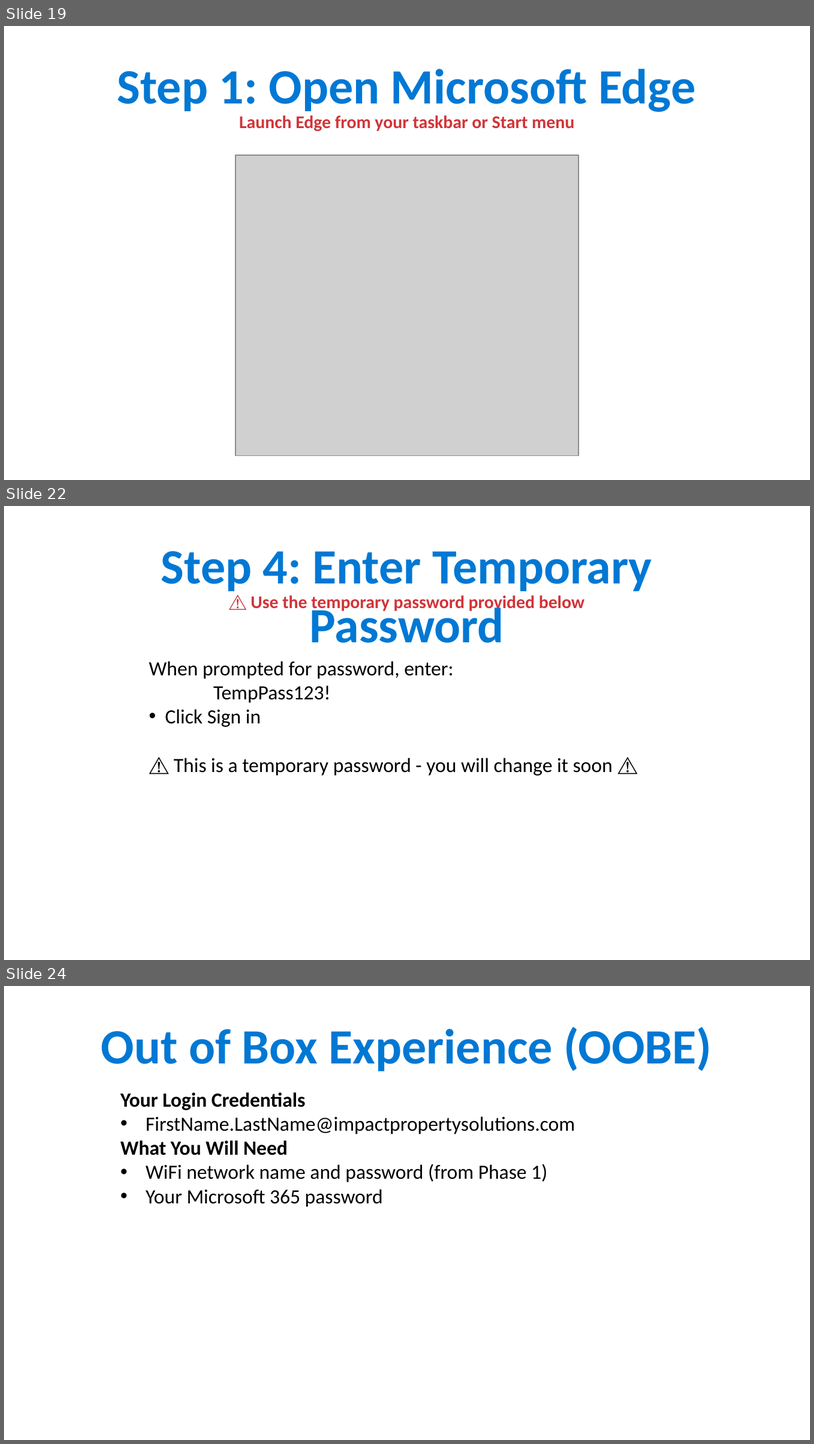
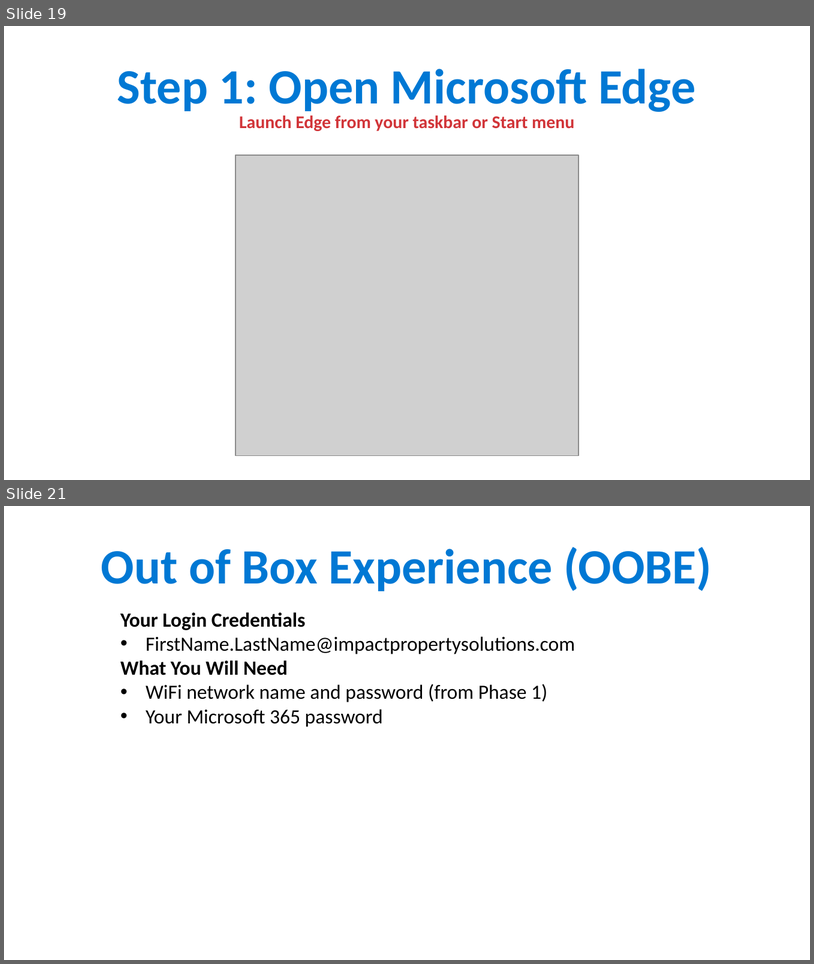
Before and after one commit to ipsghonline/tmp, a slide deck: presentation/Phase1-Backup-Guide.pptx. Shown one above the other, each under a label of ours: slides 19, 22 and 24 before the commit, slides 19 and 21 after it; the slides between them are not shown. The pictures are 814x1444 and 814x964 pixels, drawn with LibreOffice and Linux fonts; fonts in the diff are those of the drawing; grey boxes stand for pictures. Boxes give left, top, right and bottom in pixels: in the first picture for what was removed or moved away, otherwise in the second. Text is boxed around its words. In the diff, an @@ line names an element or a change of style, - is before the commit and + after.

```diff
--- a/presentation/Phase1-Backup-Guide.pptx
+++ b/presentation/Phase1-Backup-Guide.pptx
@@ slide 22 removed at [4,506,810,960], background #FFFFFF @@
@@ text removed at [161,551,653,643] @@
-Step 4: Enter Temporary Password
@@ text removed at [251,595,585,612] @@
-⚠️ Use the temporary password provided below
@@ text removed at [149,661,613,775] @@
-When prompted for password, enter:
-    TempPass123!
-• Click Sign in
-⚠️ This is a temporary password - you will change it soon ⚠️
@@ what was slide 24 is now slide 21 @@
```
Also in this commit, not shown: 2 slides changed, 2 other slides removed.
